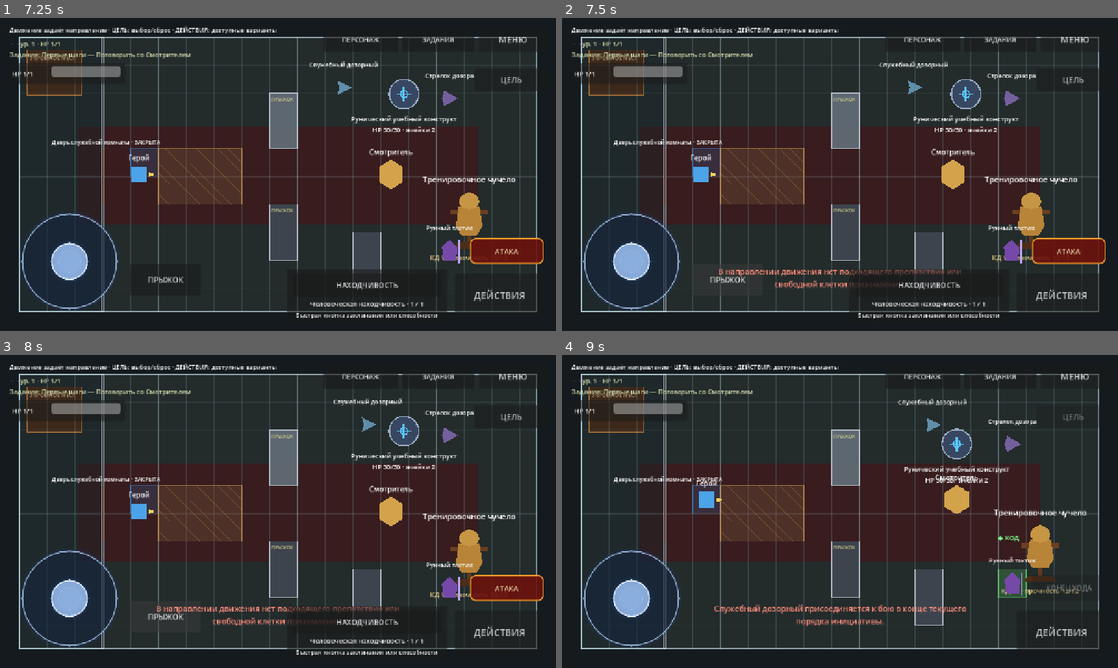
Above: before the commit, frames 1-4 (two rows, left to right).
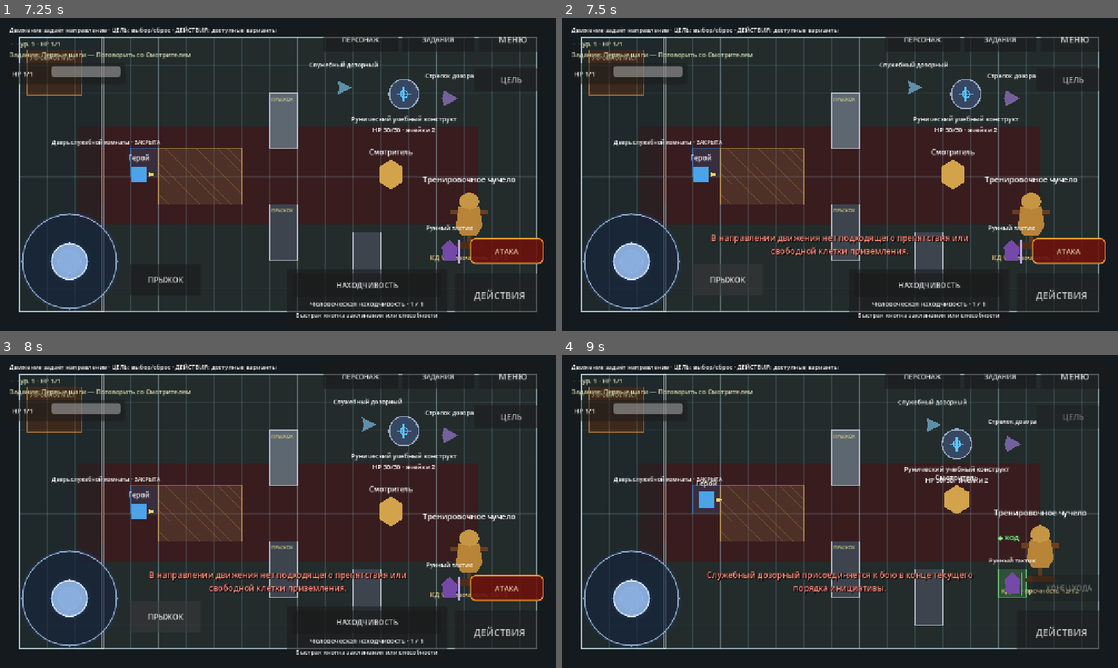
Above: after the commit, the same moments.

Repository: eretenkodaniil16-rgb/rpg-project
Game: Godot game, scene res://scenes/game/game.tscn
The game is run twice, just before and just after one commit, with the same random seed, the same clock (stepped at 60 frames per second) and the same inputs. This scene is started directly instead of the project's main scene.
Inputs (mouse positions are in pixels of both pictures, inside the frame that each line leads up to):
- Up to frame 1 (7.25 s): click "ДЕЙСТВИЯ" at 0.5 s; click "МЕНЮ" at 1.25 s; click "Новая игра" at 2 s; click (278, 121) at 2.77 s; type "Alex" at 2.85 s; click "В главное меню" at 3.5 s; click "Новая игра" at 4.25 s; click (278, 121) at 5.02 s; type "Alex" at 5.1 s; click "В меню" at 5.75 s; click "Продолжить" at 6.5 s
- Up to frame 2 (7.5 s): click "ПРЫЖОК" at 7.25 s
- Up to frame 3 (8 s): no input
- Up to frame 4 (9 s): click "ПЕРСОНАЖ" at 8 s; click "ЗАКРЫТЬ" at 8.75 s

Frame 1 is identical in both runs. In frame 2, 1.8% of the frame differs, in the area x 26-74%, y 69-87%; in frame 3, 1.8%; in frame 4, 1.8%.

Commit message:
fix: поднять системные команды поверх боевого интерфейса

Diff:
--- a/scripts/game/game_feature_ui.gd
+++ b/scripts/game/game_feature_ui.gd
@@ -61,6 +61,7 @@
 	$Interface.add_child(_experience_reward_toast)
 	_register_exploration_hud()
 	_add_exploration_hud_node(_player_status_hud)
+	_raise_combat_message()
 	_sync_exploration_hud_visibility()
 
 
@@ -141,6 +142,27 @@
 		_character_button.add_theme_font_size_override("font_size", 15)
 
 
+func _raise_combat_message() -> void:
+	if _combat_message == null:
+		return
+	_combat_message.offset_left = 300.0
+	_combat_message.offset_top = 492.0
+	_combat_message.offset_right = 980.0
+	_combat_message.offset_bottom = 550.0
+	_combat_message.vertical_alignment = VERTICAL_ALIGNMENT_CENTER
+	_combat_message.mouse_filter = Control.MOUSE_FILTER_IGNORE
+	_combat_message.z_as_relative = false
+	_combat_message.z_index = 700
+	_combat_message.add_theme_font_size_override("font_size", 19)
+	_combat_message.add_theme_color_override("font_shadow_color", Color(0.0, 0.0, 0.0, 1.0))
+	_combat_message.add_theme_constant_override("shadow_offset_x", 2)
+	_combat_message.add_theme_constant_override("shadow_offset_y", 2)
+	_combat_message.add_theme_constant_override("outline_size", 3)
+	_combat_message.add_theme_color_override("font_outline_color", Color(0.02, 0.03, 0.04, 0.96))
+	var interface: CanvasLayer = $Interface
+	interface.move_child(_combat_message, interface.get_child_count() - 1)
+
+
 func _open_character_sheet() -> void:
 	if GameState.input_locked or _character_sheet == null:
 		return
